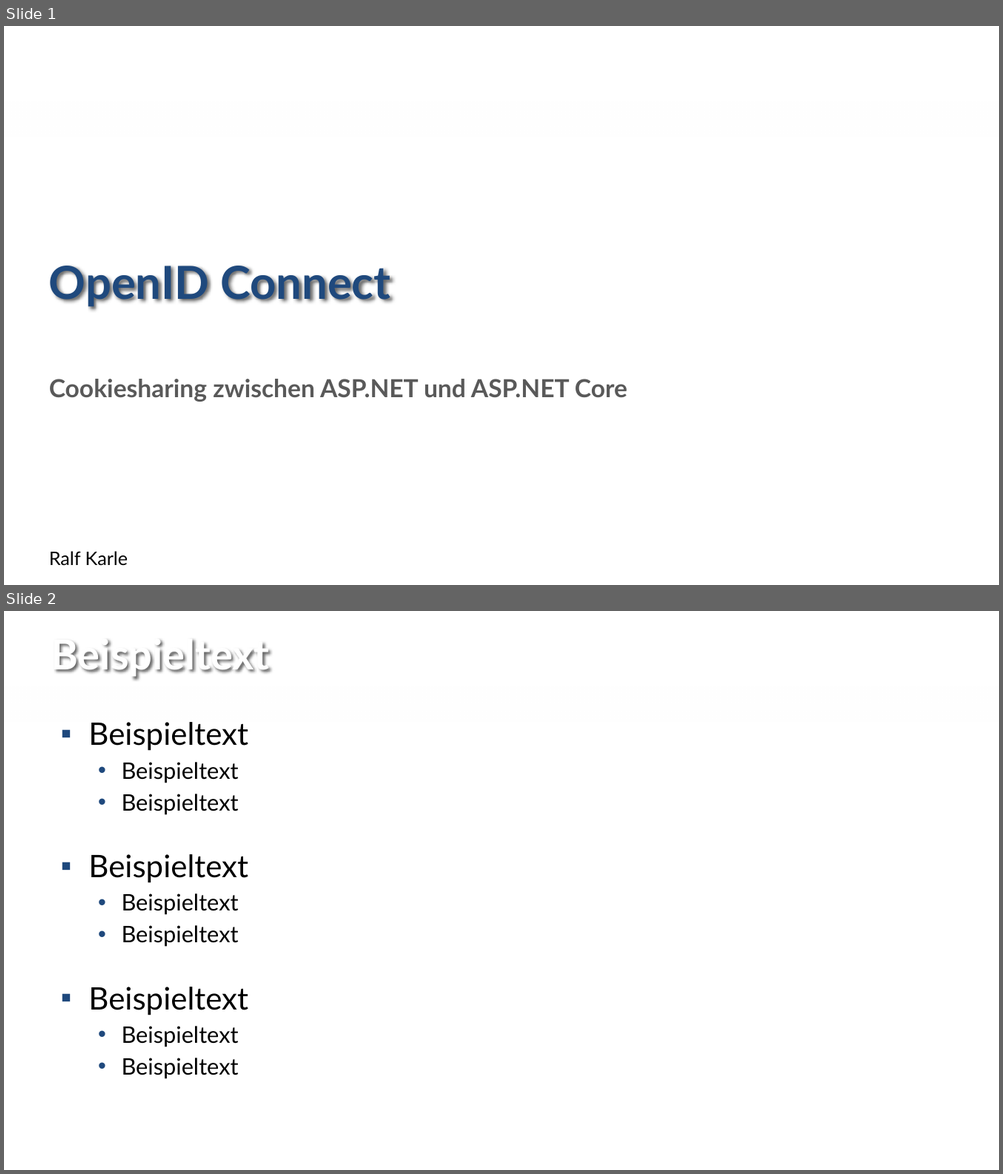
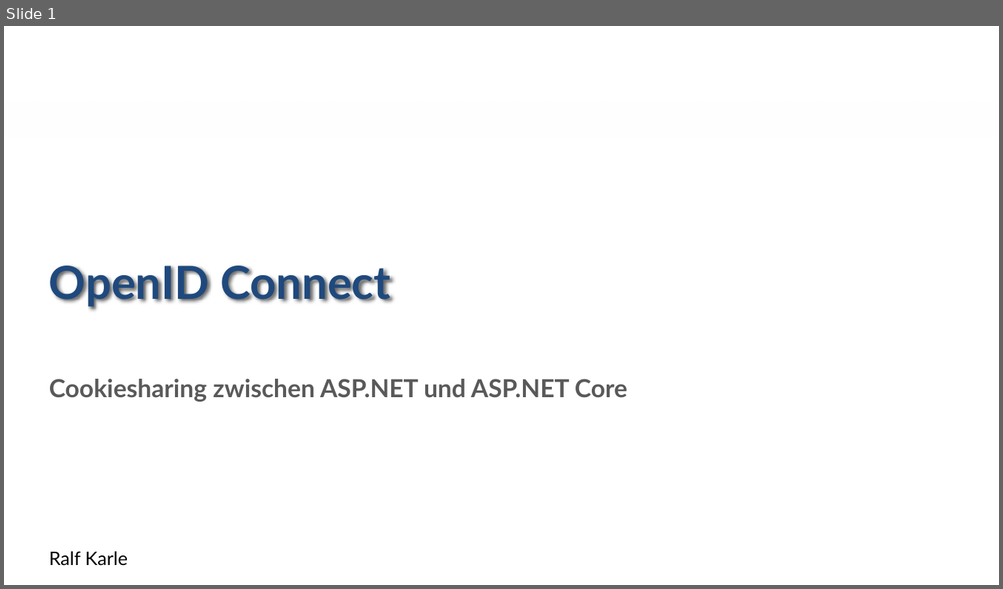
Before and after one commit to rlfkrl/NetCologne2017, a slide deck: open id connect - share cookies.pptx. Shown one above the other, each under a label of ours: slides 1 and 2 before the commit, slide 1 after it. The pictures are 1003x1174 and 1003x589 pixels, drawn with LibreOffice and Linux fonts; fonts in the diff are those of the drawing; background and template pictures are left out. Boxes give left, top, right and bottom in pixels: in the first picture for what was removed or moved away, otherwise in the second. Text is boxed around its words. In the diff, an @@ line names an element or a change of style, - is before the commit and + after.

```diff
--- a/open id connect - share cookies.pptx
+++ b/open id connect - share cookies.pptx
@@ slide 2 removed at (4, 611, 999, 1170), background #FFFFFF; not listed: 1 template element that a slide beside it also shows @@
@@ title removed at (51, 640, 269, 677) @@
-Beispieltext
@@ text removed at (88, 722, 248, 1079) @@
-▪ Beispieltext
-  • Beispieltext
-  • Beispieltext
-▪ Beispieltext
-  • Beispieltext
-  • Beispieltext
-▪ Beispieltext
-  • Beispieltext
-  • Beispieltext
```
Also in this commit, not shown: 2 slides added.
